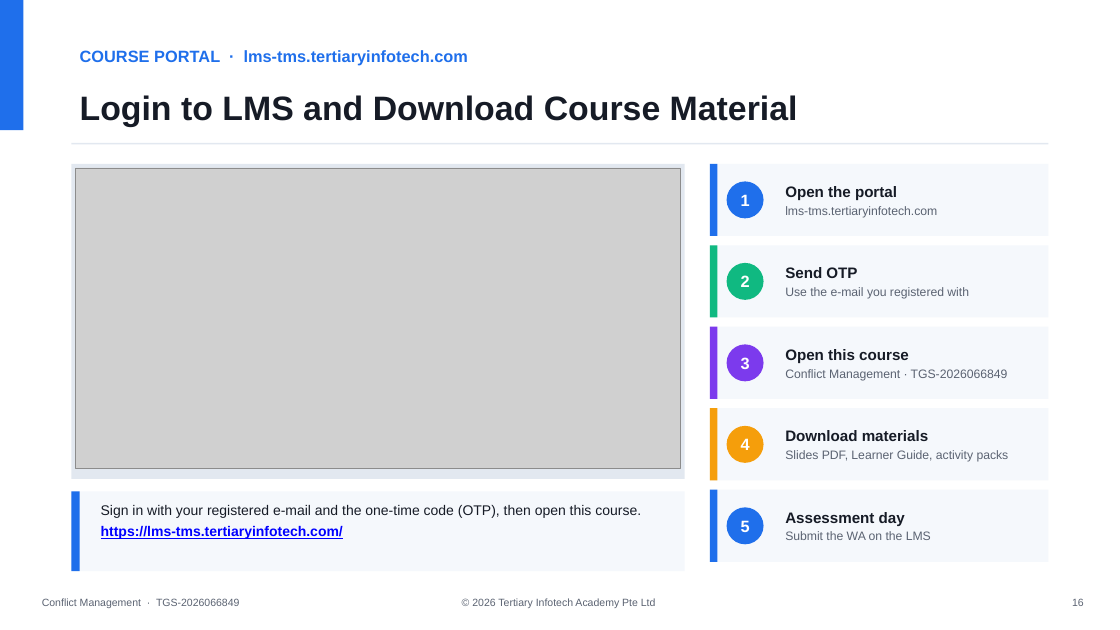
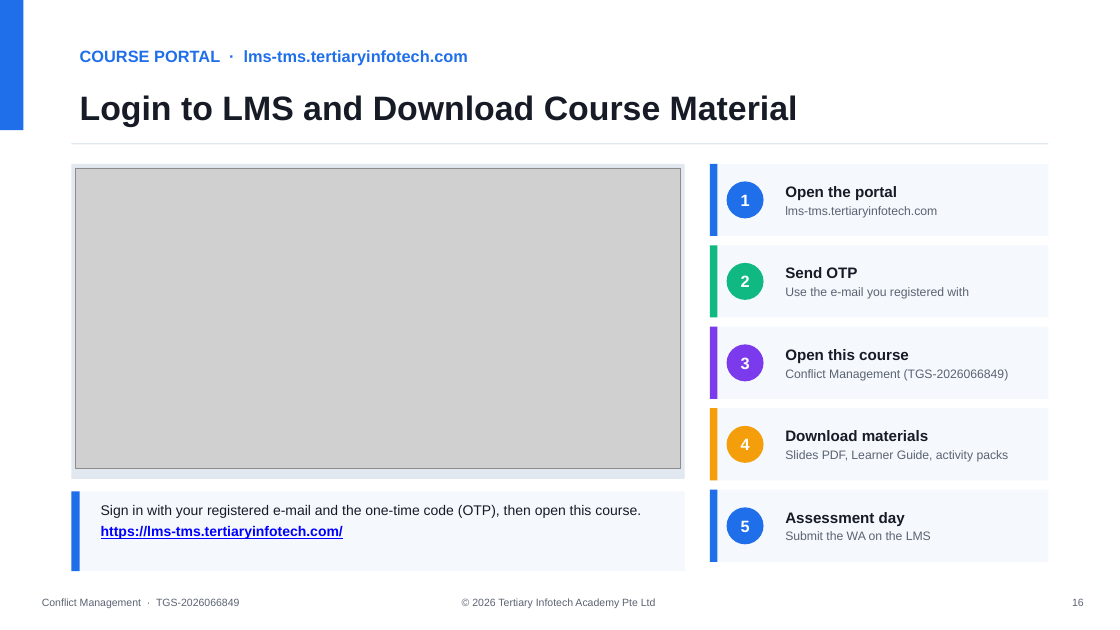
Before and after one commit to tertiarycourses/TGS-2026066849-Conflict-Management, a slide deck: slide 16 of courseware/Conflict Management-v1.0.pptx. Drawn at 1120x630 pixels with LibreOffice and Linux fonts; fonts in the diff are those of the drawing; grey boxes stand for pictures. Boxes give left, top, right and bottom in pixels: in the first picture for what was removed or moved away, otherwise in the second. Text is boxed around its words. In the diff, an @@ line names an element or a change of style, - is before the commit and + after.

```diff
--- a/courseware/Conflict Management-v1.0.pptx
+++ b/courseware/Conflict Management-v1.0.pptx
@@ text at box(785, 369, 1009, 381): text changed @@
-Conflict Management · TGS-2026066849
+Conflict Management (TGS-2026066849)
```
Also in this commit, not shown: 5 other files.
